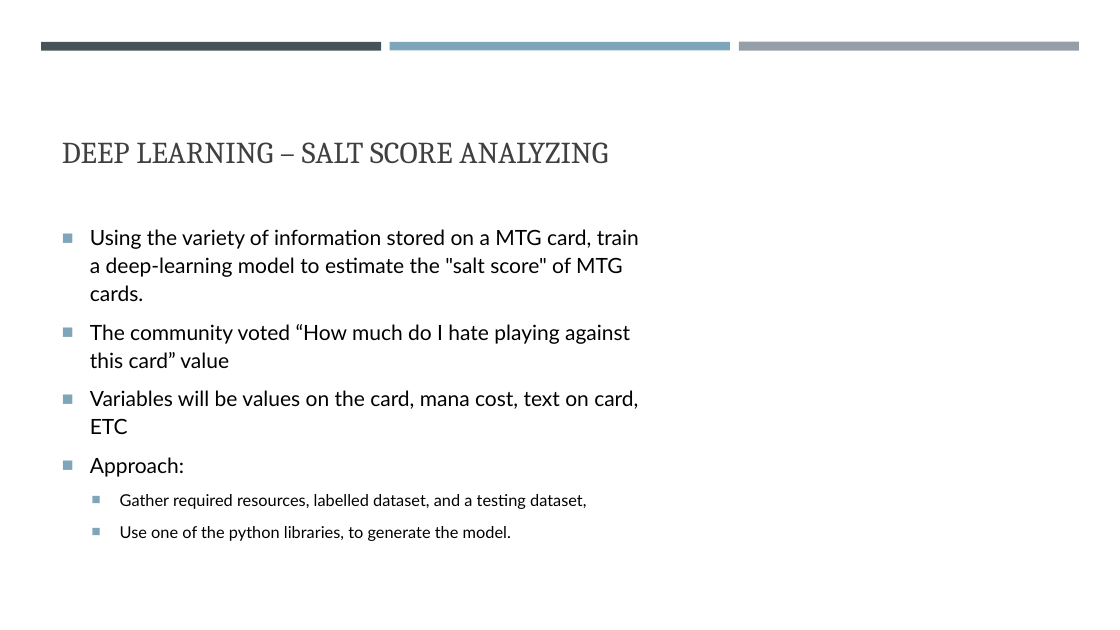
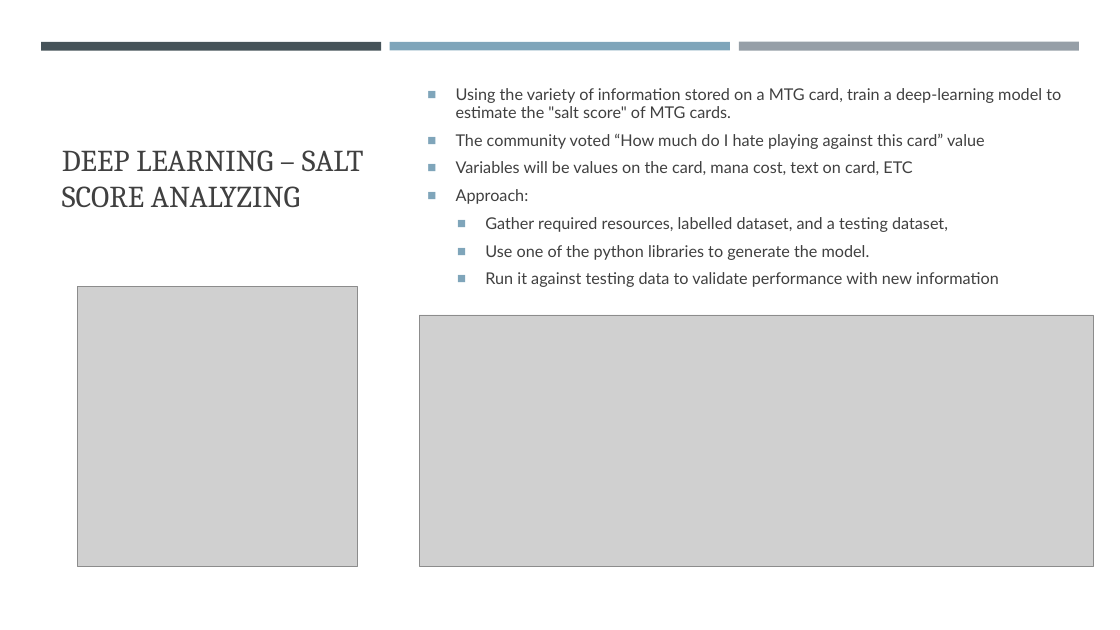
Before and after one commit to NicholasTillo/Gitaxian-Probe, a slide deck: slide 5 of problem_formulation.pptx. Drawn at 1120x630 pixels with LibreOffice and Linux fonts; fonts in the diff are those of the drawing; grey boxes stand for pictures. Boxes give left, top, right and bottom in pixels: in the first picture for what was removed or moved away, otherwise in the second. Text is boxed around its words. In the diff, an @@ line names an element or a change of style, - is before the commit and + after.

Commit message:
Added photos and finished powerpoint

```diff
--- a/problem_formulation.pptx
+++ b/problem_formulation.pptx
@@ rectangle added at (0, 0, 1120, 630), fill #FFFFFF @@
@@ title "DEEP LEARNING – SALT SCORE ...": place and size @@
-title "DEEP LEARNING – SALT SCORE ..." at (62, 142, 608, 163)
+title "DEEP LEARNING – SALT SCORE ..." at (62, 150, 364, 207)
@@ title "DEEP LEARNING – SALT SCORE ..." at (62, 150, 364, 207): vertical alignment bottom to middle @@
@@ text "Using the variety of information ...": place and size @@
-text "Using the variety of information ..." at (90, 229, 639, 541)
+text "Using the variety of information ..." at (456, 88, 1061, 287)
@@ text at (456, 88, 1061, 232): size 18 to 13.9 pt in "Using the variety of information stored on ...", "The community voted “How much do I ...", "Variables will be values on the card, ...", "Approach:"; text colour #000000 to #404040 in "Using the variety of information stored on ...", "The community voted “How much do I ...", "Variables will be values on the card, ...", "Approach:" and 1 more places; size 14 to 13.9 pt in "Gather required resources, labelled dataset, and a ..."; line spacing 1.1 to 0.9 @@
@@ text at (485, 245, 999, 287): text changed; size 14 to 13.9 pt; text colour #000000 to #404040 @@
-  ■ Use one of the python libraries, to generate the model.
+  ■ Use one of the python libraries to generate the model.
+  ■ Run it against testing data to validate performance with new information
@@ picture added at (77, 287, 357, 566) @@
@@ picture added at (419, 315, 1094, 566) @@
```
Also in this commit, not shown: 4 other slides changed, 13 other files.
